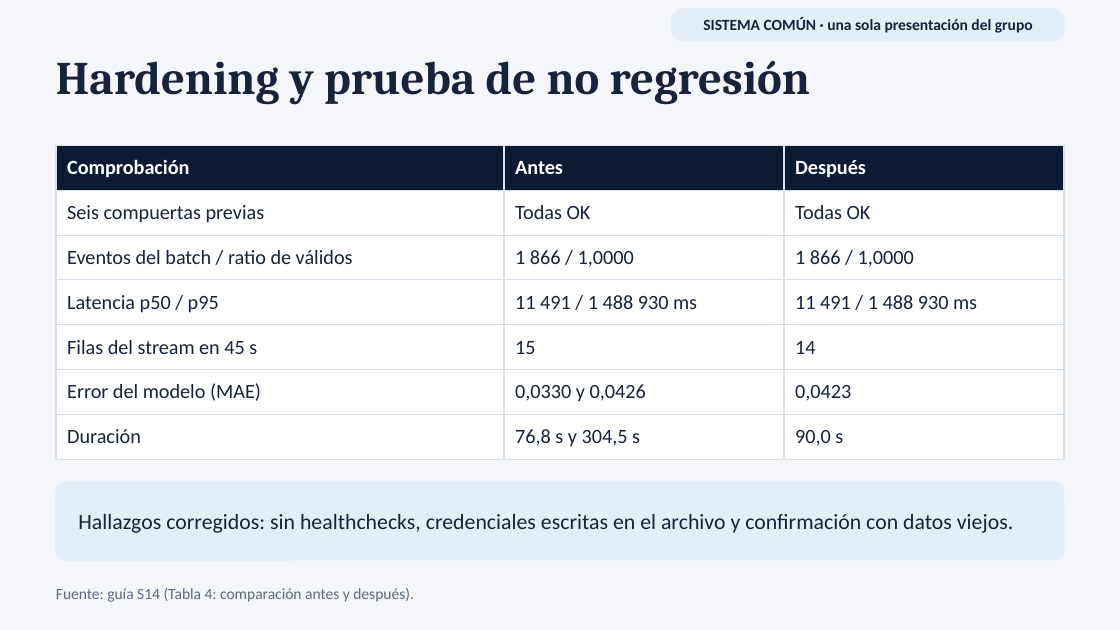
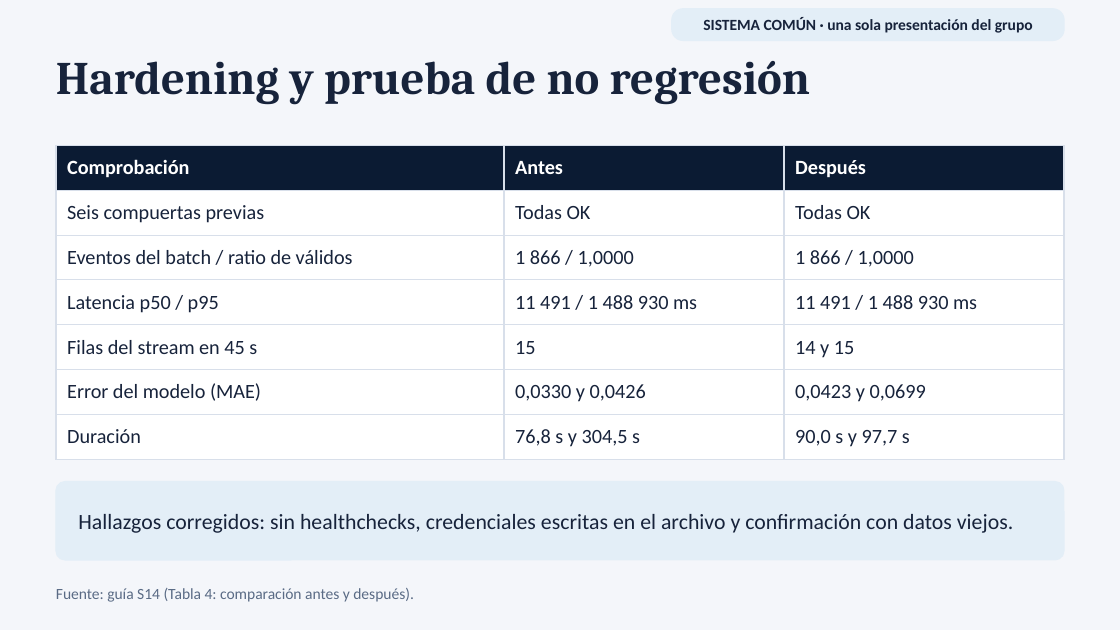
Before and after one commit to 262bigdata/lambda26, a slide deck: slide 16 of docs/presentaciones/lambda26_U3_campo_electrico_integrado.pptx. Drawn at 1120x630 pixels with LibreOffice and Linux fonts; fonts in the diff are those of the drawing. Boxes give left, top, right and bottom in pixels: in the first picture for what was removed or moved away, otherwise in the second. Text is boxed around its words. In the diff, an @@ line names an element or a change of style, - is before the commit and + after.

```diff
--- a/docs/presentaciones/lambda26_U3_campo_electrico_integrado.pptx
+++ b/docs/presentaciones/lambda26_U3_campo_electrico_integrado.pptx
@@ table at (x1=56, y1=146, x2=1064, y2=451) @@
-row 5, column 3: 14
+row 5, column 3: 14 y 15
-row 6, column 3: 0,0423
+row 6, column 3: 0,0423 y 0,0699
-row 7, column 3: 90,0 s
+row 7, column 3: 90,0 s y 97,7 s
```
Also in this commit, not shown: 2 other slides changed, 5 other files.
